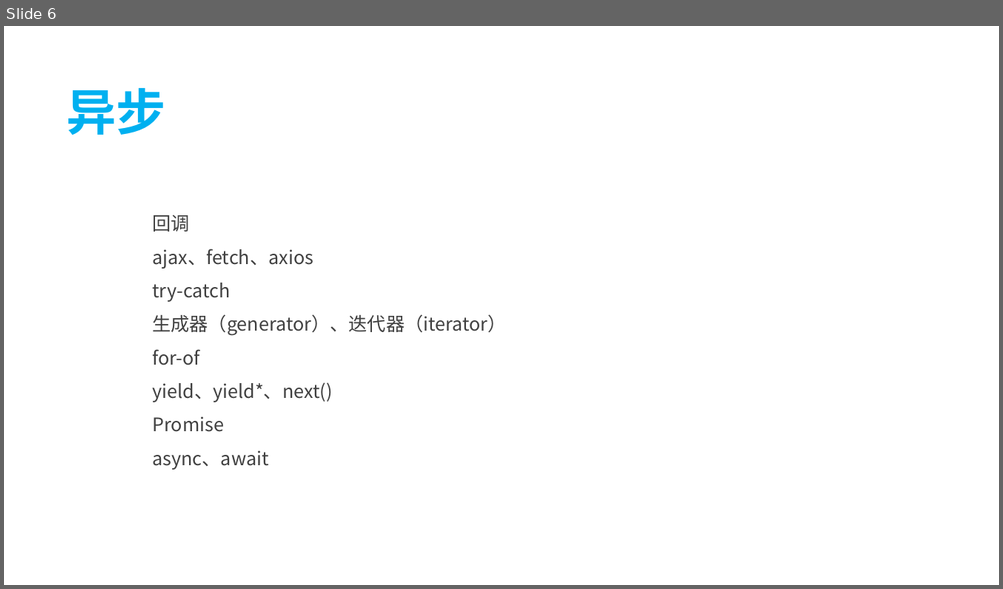
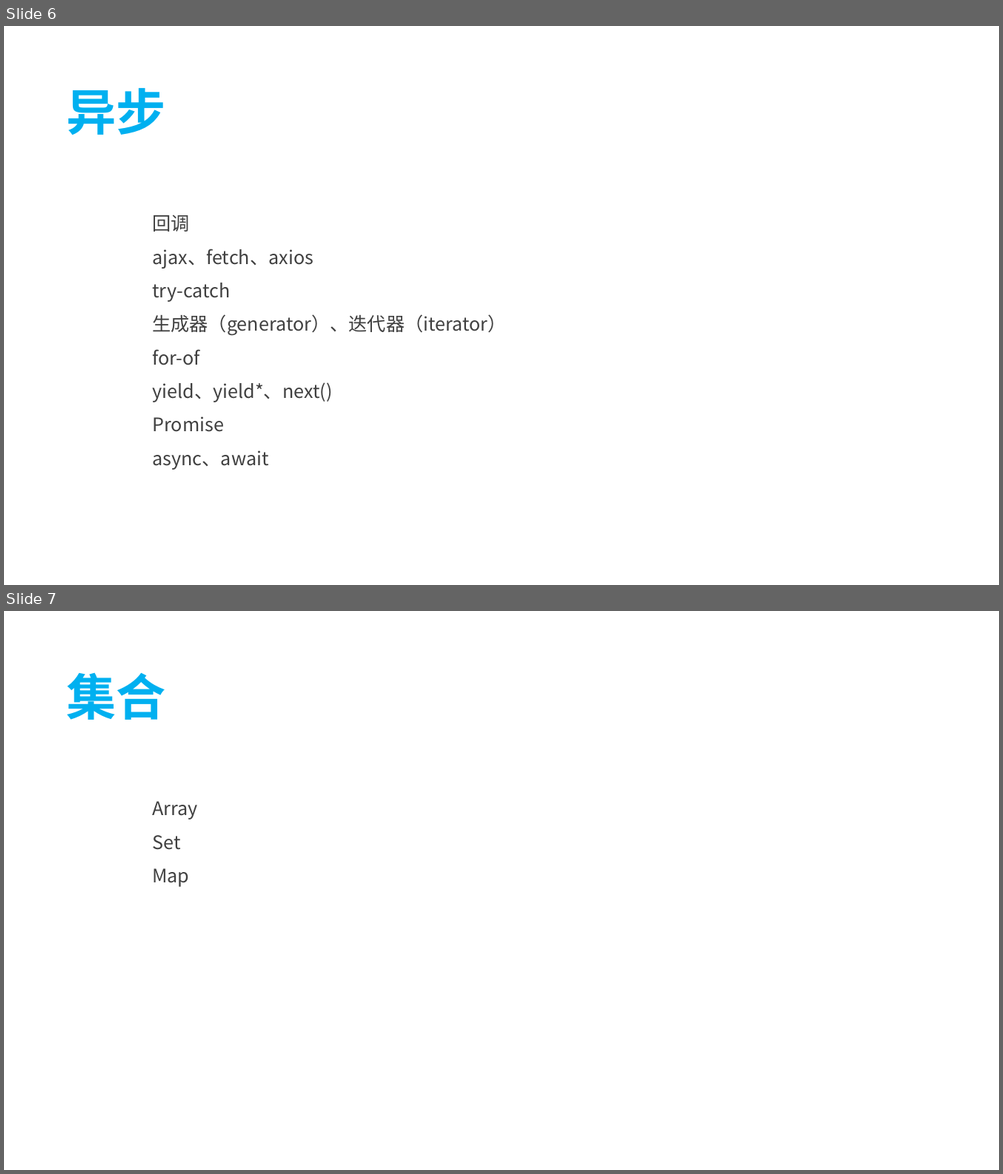
Before and after one commit to tecshuttle/interview, a slide deck: 2 前端/《JavaScript忍者秘籍（第2版）》.pptx. Shown one above the other, each under a label of ours: slide 6 before the commit, slides 6 and 7 after it. The pictures are 1003x589 and 1003x1174 pixels, drawn with LibreOffice and Linux fonts; fonts in the diff are those of the drawing. Boxes give left, top, right and bottom in pixels: in the first picture for what was removed or moved away, otherwise in the second. Text is boxed around its words. In the diff, an @@ line names an element or a change of style, - is before the commit and + after.

```diff
--- a/2 前端/《JavaScript忍者秘籍（第2版）》.pptx
+++ b/2 前端/《JavaScript忍者秘籍（第2版）》.pptx
@@ slide 7 added at bbox=[4, 611, 999, 1170], background #FFFFFF @@
@@ text added at bbox=[66, 672, 165, 720], 48 pt, text #00B0F0, bold @@
+集合
@@ text added at bbox=[152, 801, 197, 887], 18 pt, text #404040 @@
+Array
+Set
+Map
```
Also in this commit, not shown: 1 slide changed, 1 other slide added, 2 other files.
